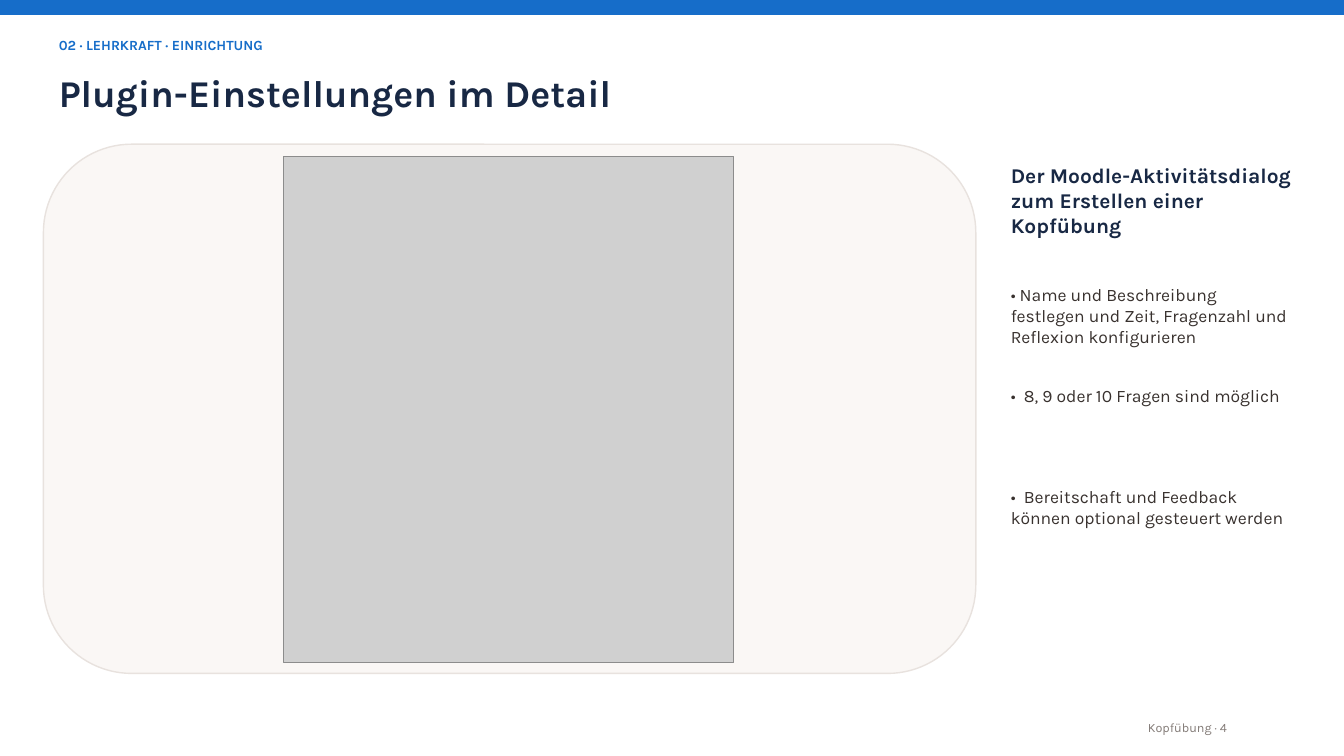
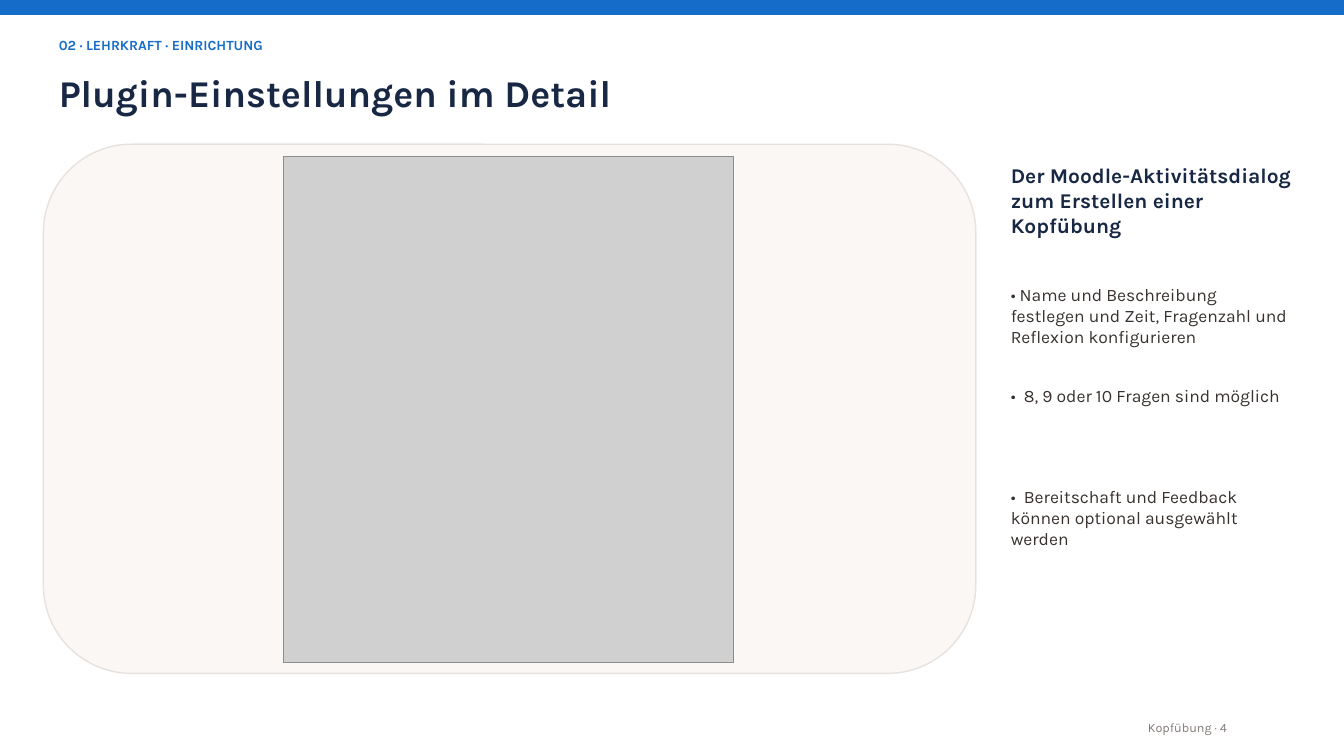
Before and after one commit to kyannic52/moodle-mod_kopfuebung, a slide deck: slide 4 of Kopfuebung_Plugin_Praesentation.pptx. Drawn at 1344x756 pixels with LibreOffice and Linux fonts; fonts in the diff are those of the drawing; grey boxes stand for pictures. Boxes give left, top, right and bottom in pixels: in the first picture for what was removed or moved away, otherwise in the second. Text is boxed around its words. In the diff, an @@ line names an element or a change of style, - is before the commit and + after.

```diff
--- a/Kopfuebung_Plugin_Praesentation.pptx
+++ b/Kopfuebung_Plugin_Praesentation.pptx
@@ text at [1011, 491, 1237, 545]: text changed @@
-• Bereitschaft und Feedback können optional gesteuert werden
+• Bereitschaft und Feedback können optional ausgewählt werden
```
Also in this commit, not shown: 10 other slides changed, 3 other files.
